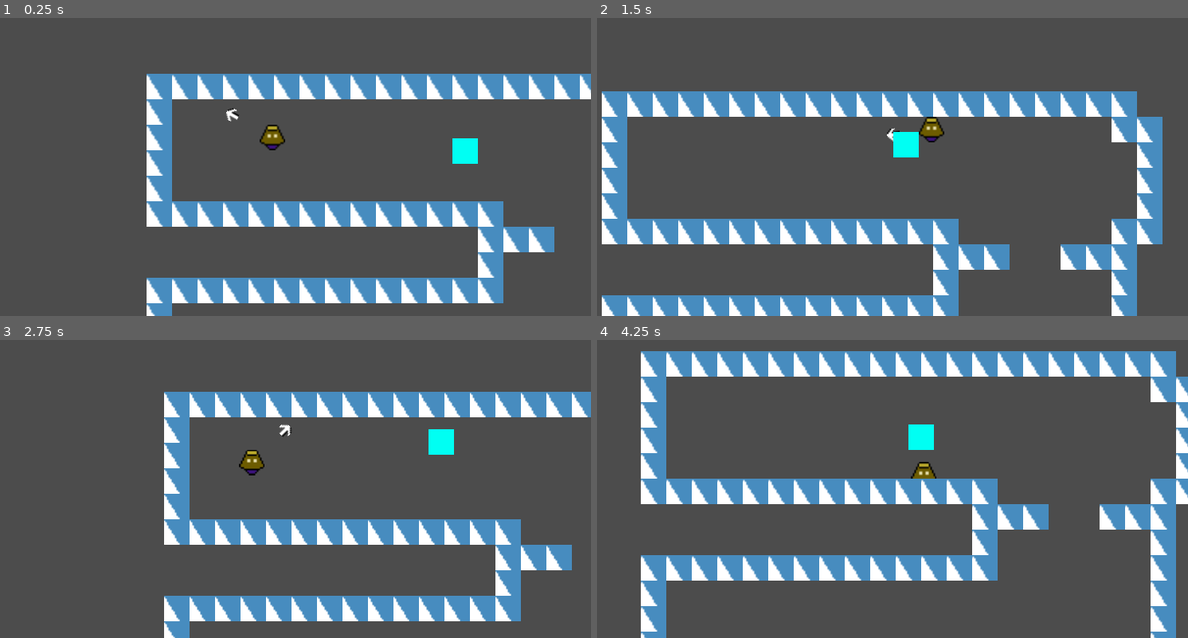
Above: before the commit, frames 1-4 (two rows, left to right).
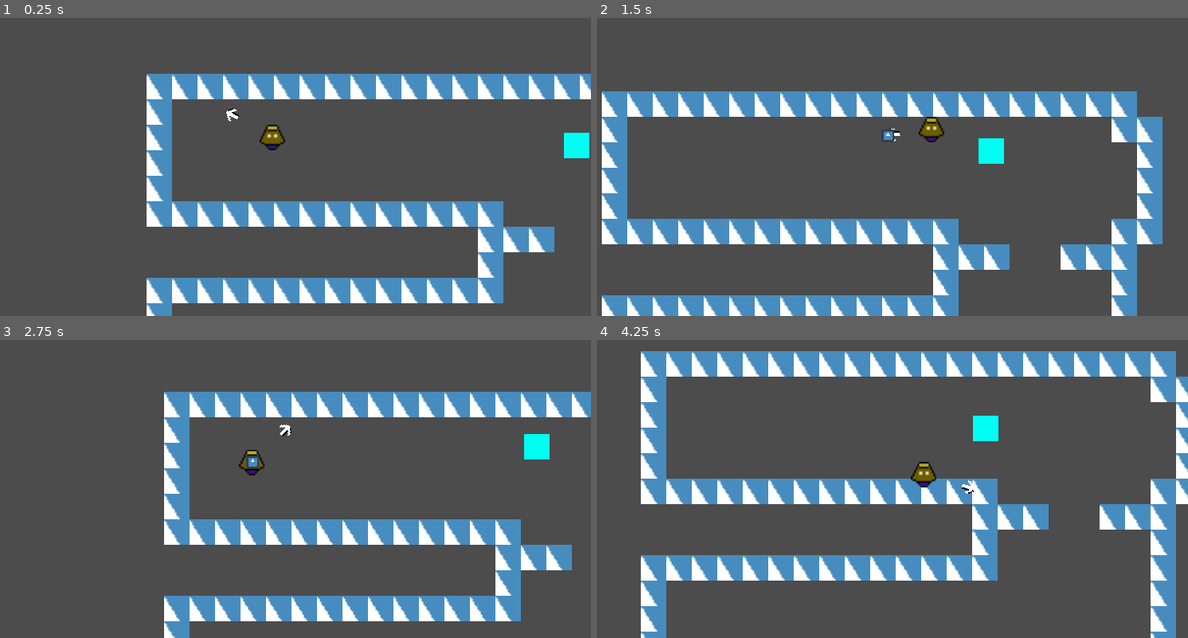
Above: after the commit, the same moments.

Repository: andrebariani/abracajur
Game: Godot game, scene res://src/world/World.tscn
The game is run twice, just before and just after one commit, with the same random seed, the same clock (stepped at 60 frames per second) and the same inputs. The engine's default icon, where the game draws it, is replaced by a stand-in: a white triangle on a blue panel in a dark square.
Inputs (mouse positions are in pixels of both pictures, inside the frame that each line leads up to):
- Up to frame 1 (0.25 s): no input
- Up to frame 2 (1.5 s): tap Enter at 0.5 s; move the mouse to (1010, 119) at 0.52 s; hold D 0.53-1.28 s; tap E (spell_e, bound only after the commit) at 0.6 s; tap Space (ui_select) at 0.77, 1.07 s; tap Q (spell_q, bound only after the commit) at 0.8, 1.35 s; move the mouse to (744, 155) at 1.27 s; hold S from 1.28 s (still down)
- Up to frame 3 (2.75 s): tap Space (ui_select) at 1.52, 1.82 s; tap R (spell_r, bound only after the commit) at 1.55, 2.1 s; move the mouse to (336, 381) at 2.02 s; release S at 2.03 s; hold D from 2.03 s (still down); tap W (spell_w, bound only after the commit) at 2.3 s
- Up to frame 4 (4.25 s): move the mouse to (839, 530) at 2.77 s; tap W (spell_w, bound only after the commit) at 2.85 s; tap Space (ui_select) at 3.02, 3.05, 3.32, 3.6, 3.77, 4.07 s; move the mouse to (1057, 512) at 3.52 s; release D at 3.53 s; hold A from 3.53 s (still down); tap E (spell_e, bound only after the commit) at 3.8 s

The runs differ from the first frame. In frame 1, 0.8% of the frame differs, in the area x 38-100%, y 30-49%; in frame 2, 0.8%; in frame 3, 0.9%; in frame 4, 0.9%, in the area x 52-68%, y 25-52%.

Commit message:
SpellLauncher and changes to scenes (#7)
* commiting for merge

* Spell launcher and changes to LaserSpell

Diff:
--- a/project.godot
+++ b/project.godot
@@ -27,11 +27,54 @@
 window/size/test_height=450
 window/stretch/mode="2d"
 
+[importer_defaults]
+
+texture={
+"compress/bptc_ldr": 0,
+"compress/hdr_mode": 0,
+"compress/lossy_quality": 0.7,
+"compress/mode": 0,
+"compress/normal_map": 0,
+"detect_3d": false,
+"flags/anisotropic": false,
+"flags/filter": false,
+"flags/mipmaps": false,
+"flags/repeat": 0,
+"flags/srgb": 2,
+"process/HDR_as_SRGB": false,
+"process/fix_alpha_border": true,
+"process/invert_color": false,
+"process/premult_alpha": false,
+"size_limit": 0,
+"stream": false,
+"svg/scale": 1.0
+}
+
 [input]
 
 Teleport={
 "deadzone": 0.5,
 "events": [ Object(InputEventMouseButton,"resource_local_to_scene":false,"resource_name":"","device":0,"alt":false,"shi …(212 unchanged characters)…
+ ]
+}
+spell_q={
+"deadzone": 0.5,
+"events": [ Object(InputEventKey,"resource_local_to_scene":false,"resource_name":"","device":0,"alt":false,"shift":false,"control":false,"meta":false,"command":false,"pressed":false,"scancode":81,"unicode":0,"echo":false,"script":null)
+ ]
+}
+spell_w={
+"deadzone": 0.5,
+"events": [ Object(InputEventKey,"resource_local_to_scene":false,"resource_name":"","device":0,"alt":false,"shift":false,"control":false,"meta":false,"command":false,"pressed":false,"scancode":87,"unicode":0,"echo":false,"script":null)
+ ]
+}
+spell_e={
+"deadzone": 0.5,
+"events": [ Object(InputEventKey,"resource_local_to_scene":false,"resource_name":"","device":0,"alt":false,"shift":false,"control":false,"meta":false,"command":false,"pressed":false,"scancode":69,"unicode":0,"echo":false,"script":null)
+ ]
+}
+spell_r={
+"deadzone": 0.5,
+"events": [ Object(InputEventKey,"resource_local_to_scene":false,"resource_name":"","device":0,"alt":false,"shift":false,"control":false,"meta":false,"command":false,"pressed":false,"scancode":82,"unicode":0,"echo":false,"script":null)
  ]
 }
 
--- a/src/enemies/Geladeira.tscn
+++ b/src/enemies/Geladeira.tscn
@@ -5,7 +5,7 @@
 [ext_resource path="res://src/enemies/Geladeira.gd" type="Script" id=3]
 
 [node name="Geladeira" instance=ExtResource( 1 )]
-collision_mask = 3
+collision_mask = 1
 script = ExtResource( 3 )
 
 [node name="ColorRect" parent="." index="1"]
--- a/src/player/Player.gd
+++ b/src/player/Player.gd
@@ -3,20 +3,29 @@
 onready var pointer = $Pointer
 onready var rayCast = $RayCast2D
 onready var anim = $LampAnim
+onready var spellScene = preload("res://src/spells/SparkSpell.tscn")
+
 
 export (int) var cooldownTeleport = 0.1
+
+
 var can_teleport = true
+var look_vector = Vector2.ZERO
 
 
 func _process(_delta):
-	var look_vec = get_global_mouse_position() - global_position
-	pointer.rotation = atan2(look_vec.y, look_vec.x)
+	look_vector = get_global_mouse_position() - global_position
+	pointer.rotation = atan2(look_vector.y, look_vector.x)
 
 	if Input.is_action_just_pressed("ui_select") and can_teleport:
-		rayCast.cast_to = look_vec
+		rayCast.cast_to = look_vector
 		rayCast.force_raycast_update()
 		if !rayCast.is_colliding():
 			teleport()
+
+
+	if Input.is_action_just_pressed("spell_q"):
+		_on_cast_spell(spellScene)
 
 
 func teleport():
@@ -25,3 +34,15 @@
 	can_teleport = false
 	yield(get_tree().create_timer(cooldownTeleport),"timeout")
 	can_teleport = true
+
+
+func _on_cast_spell(spell_scene):
+	var spell = spell_scene.instance()
+	var player_radius = get_node("Hurtbox/CollisionShape2D").get_shape().radius
+	var spell_radius = spell.get_node("Hitbox/CollisionShape2D").get_shape().radius
+	var total_radius = player_radius + spell_radius
+	spell.position = global_position + Vector2(total_radius, total_radius) * look_vector.normalized()
+	spell.init(look_vector.normalized())
+
+	var world = get_tree().current_scene
+	world.add_child(spell)
--- a/src/player/Player.tscn
+++ b/src/player/Player.tscn
@@ -1,12 +1,12 @@
-[gd_scene load_steps=7 format=2]
+[gd_scene load_steps=9 format=2]
 
 [ext_resource path="res://assets/abracajour.png" type="Texture" id=1]
 [ext_resource path="res://src/player/Player.gd" type="Script" id=2]
 [ext_resource path="res://assets/pointer.png" type="Texture" id=3]
+[ext_resource path="res://src/engine/Hurtbox.tscn" type="PackedScene" id=4]
 
-[sub_resource type="CapsuleShape2D" id=1]
-radius = 8.0
-height = 0.0
+[sub_resource type="CircleShape2D" id=1]
+radius = 8.06226
 
 [sub_resource type="Animation" id=2]
 resource_name = "pointer"
@@ -41,6 +41,9 @@
 "values": [ Vector2( 1e-05, 1e-05 ), Vector2( 0.25, 1.75 ), Vector2( 1.75, 0.25 ), Vector2( 1, 1 ) ]
 }
 
+[sub_resource type="CircleShape2D" id=4]
+radius = 8.0
+
 [node name="Player" type="KinematicBody2D"]
 collision_layer = 2
 script = ExtResource( 2 )
@@ -66,3 +69,12 @@
 
 [node name="LampAnim" type="AnimationPlayer" parent="."]
 anims/teleport = SubResource( 3 )
+
+[node name="Hurtbox" parent="." instance=ExtResource( 4 )]
+collision_layer = 8
+collision_mask = 0
+
+[node name="CollisionShape2D" parent="Hurtbox" index="0"]
+shape = SubResource( 4 )
+
+[editable path="Hurtbox"]
--- a/src/spells/AOESpell.gd
+++ b/src/spells/AOESpell.gd
@@ -1,16 +1,4 @@
 extends "res://src/spells/Spell.gd"
 
-
-# Declare member variables here. Examples:
-# var a = 2
-# var b = "text"
-
-
-# Called when the node enters the scene tree for the first time.
-func _ready():
-	pass # Replace with function body.
-
-
-# Called every frame. 'delta' is the elapsed time since the previous frame.
 func _process(_delta):
 	position = get_global_mouse_position()
--- a/src/spells/LaserSpell.gd
+++ /dev/null
@@ -1,4 +0,0 @@
-extends "res://src/spells/Spell.gd"
-
-func _physics_process(delta):
-	move_and_slide(Vector2.RIGHT * 100)
--- /dev/null
+++ b/src/spells/SparkSpell.gd
@@ -0,0 +1,17 @@
+extends "res://src/spells/Spell.gd"
+
+var speed = 100
+
+var direction = Vector2.ZERO
+var velocity = Vector2.ZERO
+
+func init(direction: Vector2, speed: int = self.speed):
+	self.direction = direction
+	self.speed = speed
+
+
+func _physics_process(delta):
+	velocity = speed * direction
+	var collision = move_and_collide(velocity*delta)
+	if collision:
+		queue_free()
--- a/src/spells/LaserSpell.tscn
+++ b/src/spells/SparkSpell.tscn
@@ -1,19 +1,19 @@
 [gd_scene load_steps=6 format=2]
 
-[ext_resource path="res://src/spells/LaserSpell.gd" type="Script" id=1]
+[ext_resource path="res://src/engine/Hitbox.tscn" type="PackedScene" id=1]
 [ext_resource path="res://icon.png" type="Texture" id=2]
-[ext_resource path="res://src/engine/Hitbox.tscn" type="PackedScene" id=3]
+[ext_resource path="res://src/spells/SparkSpell.gd" type="Script" id=3]
 
 [sub_resource type="RectangleShape2D" id=1]
-extents = Vector2( 7, 8 )
+extents = Vector2( 8, 8 )
 
-[sub_resource type="RectangleShape2D" id=2]
-extents = Vector2( 7, 8 )
+[sub_resource type="CircleShape2D" id=2]
+radius = 8.0
 
 [node name="SparkSpell" type="KinematicBody2D"]
 scale = Vector2( 0.5, 0.5 )
-collision_mask = 0
-script = ExtResource( 1 )
+collision_layer = 0
+script = ExtResource( 3 )
 
 [node name="CollisionShape2D" type="CollisionShape2D" parent="."]
 shape = SubResource( 1 )
--- /dev/null
+++ b/src/ui/UI.gd
@@ -0,0 +1,11 @@
+extends "res://src/ui/magic_system.gd"
+
+func _process(delta):
+	if Input.is_action_just_pressed("spell_q"):
+		.cast_spells()
+	elif Input.is_action_just_pressed("spell_w"):
+		.cast_spells()
+	elif Input.is_action_just_pressed("spell_e"):
+		.cast_spells()
+	elif Input.is_action_just_pressed("spell_r"):
+		.cast_spells()
--- /dev/null
+++ b/src/ui/UI.tscn
@@ -0,0 +1,45 @@
+[gd_scene load_steps=2 format=2]
+
+[ext_resource path="res://src/ui/UI.gd" type="Script" id=1]
+
+[node name="UI" type="Control"]
+anchor_top = 1.0
+anchor_bottom = 1.0
+margin_top = -40.0
+margin_right = 40.0
+script = ExtResource( 1 )
+__meta__ = {
+"_edit_use_anchors_": false
+}
+
+[node name="HBoxContainer" type="HBoxContainer" parent="."]
+margin_right = 40.0
+margin_bottom = 40.0
+__meta__ = {
+"_edit_use_anchors_": false
+}
+
+[node name="SpellQ" type="Label" parent="HBoxContainer"]
+margin_top = 13.0
+margin_bottom = 27.0
+__meta__ = {
+"_edit_use_anchors_": false
+}
+
+[node name="SpellW" type="Label" parent="HBoxContainer"]
+margin_left = 4.0
+margin_top = 13.0
+margin_right = 4.0
+margin_bottom = 27.0
+
+[node name="SpellE" type="Label" parent="HBoxContainer"]
+margin_left = 8.0
+margin_top = 13.0
+margin_right = 8.0
+margin_bottom = 27.0
+
+[node name="SpellR" type="Label" parent="HBoxContainer"]
+margin_left = 12.0
+margin_top = 13.0
+margin_right = 12.0
+margin_bottom = 27.0
--- a/src/ui/magic_system.gd
+++ b/src/ui/magic_system.gd
@@ -11,7 +11,20 @@
 var keys = [KEY_Q, KEY_W, KEY_E, KEY_R,
 			KEY_A, KEY_S, KEY_D, KEY_F]
 
-export var spells = [[], [], [], []]
+export(Dictionary) var spells = {
+	"damage": [
+		preload("res://src/spells/LaserSpell.tscn")
+	],
+	"knockback": [
+		preload("res://src/spells/LaserSpell.tscn")
+	],
+	"stun/break": [
+		preload("res://src/spells/LaserSpell.tscn")
+	],
+	"heal/shield": [
+		preload("res://src/spells/LaserSpell.tscn")
+	]
+}
 # damage, knockback, stun/break, cura/escudo
 
 # key da magia: magia
@@ -30,7 +43,7 @@
 	reset_spells()
 
 func _input(event):
-	if event is InputEventKey and event.pressed:
+	if event is InputEventKey and event.just_pressed:
 		var keycode = event.scancode
 
 		if keycode in active_spells.keys():
@@ -58,15 +71,15 @@
 		var remaining_options = len(keys) - key_position - (spells_at_a_time - i)
 		var rand_key_offset = 1
 		if remaining_options != 0:
-			rand_key_offset = 1 + (randi() % remaining_options)
+			rand_key_offset = 1 + (int(rand_range(1, spells_at_a_time)) % remaining_options)
 
 		key_position += rand_key_offset
 		var rand_key = keys[key_position]
 
 		# generate a new random spell
-		var rand_spell = spells[i][randi() % len(spells[i])]
+		var rand_spell = spells[int(rand_range(1, spells.size()))][randi() % len(spells[i])]
 		while rand_spell in active_spells.values():
-			rand_spell = spells[i][randi() % len(spells[i])]
+			rand_spell = spells[i][int(rand_range(1, spells.size())) % len(spells[i])]
 
 		active_spells[rand_key] = rand_spell
 
--- a/src/world/World.tscn
+++ b/src/world/World.tscn
@@ -32,12 +32,6 @@
 
 [node name="World" type="Node2D"]
 
-[node name="Player" parent="." instance=ExtResource( 1 )]
-position = Vector2( 95, 56 )
-
-[node name="RemoteTransform2D" type="RemoteTransform2D" parent="Player"]
-remote_path = NodePath("../../Camera2D")
-
 [node name="TileMap" type="TileMap" parent="."]
 tile_set = SubResource( 2 )
 cell_size = Vector2( 16, 16 )
@@ -51,5 +45,17 @@
 smoothing_enabled = true
 smoothing_speed = 2.0
 
-[node name="Geladeira" parent="." instance=ExtResource( 3 )]
-position = Vector2( 215.879, 64.2684 )
+[node name="YSort" type="YSort" parent="."]
+
+[node name="Player" parent="YSort" instance=ExtResource( 1 )]
+position = Vector2( 95, 56 )
+
+[node name="RemoteTransform2D" type="RemoteTransform2D" parent="YSort/Player"]
+remote_path = NodePath("../../../Camera2D")
+
+[node name="Enemies" type="Node2D" parent="YSort"]
+
+[node name="Geladeira" parent="YSort/Enemies" instance=ExtResource( 3 )]
+position = Vector2( 286, 61 )
+
+[node name="CanvasLayer" type="CanvasLayer" parent="."]
Not shown, added: assets/pointer.png.import
Not shown: 1 places in src/spells/SparkSpell.tscn that only renumber resources
